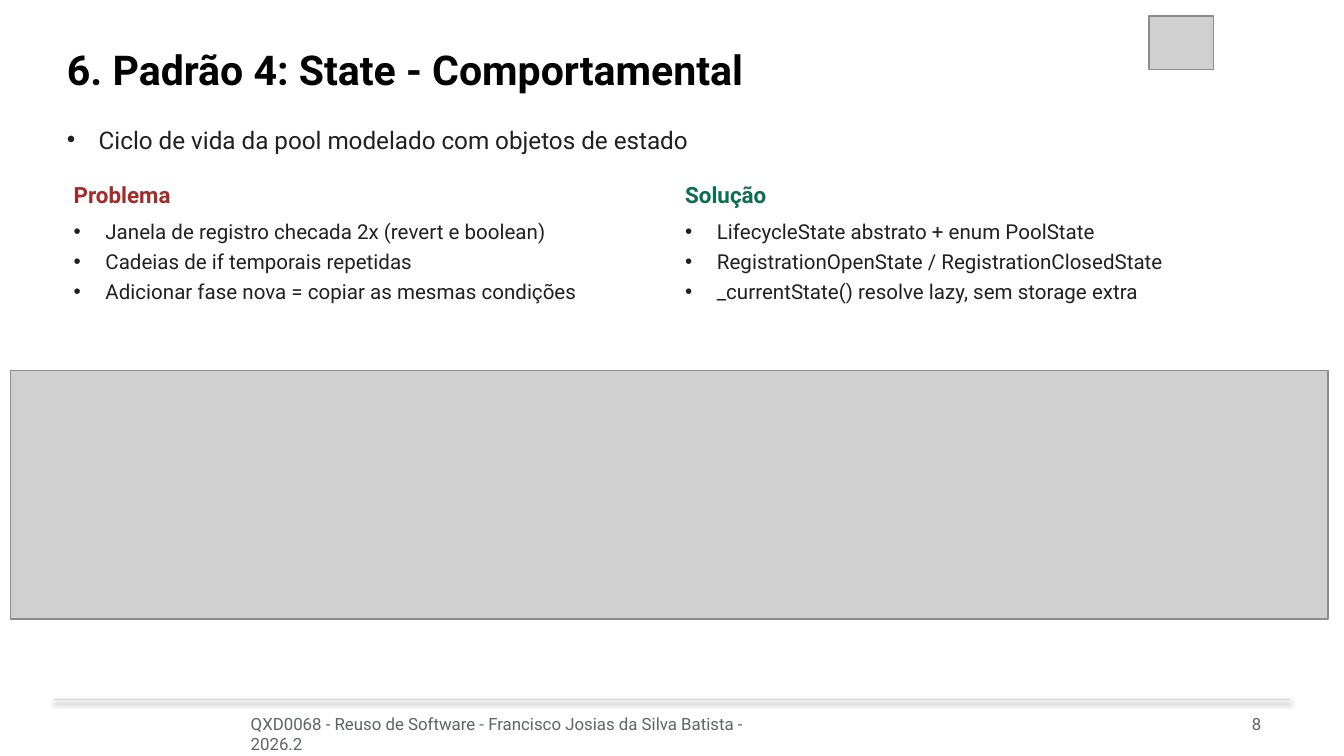
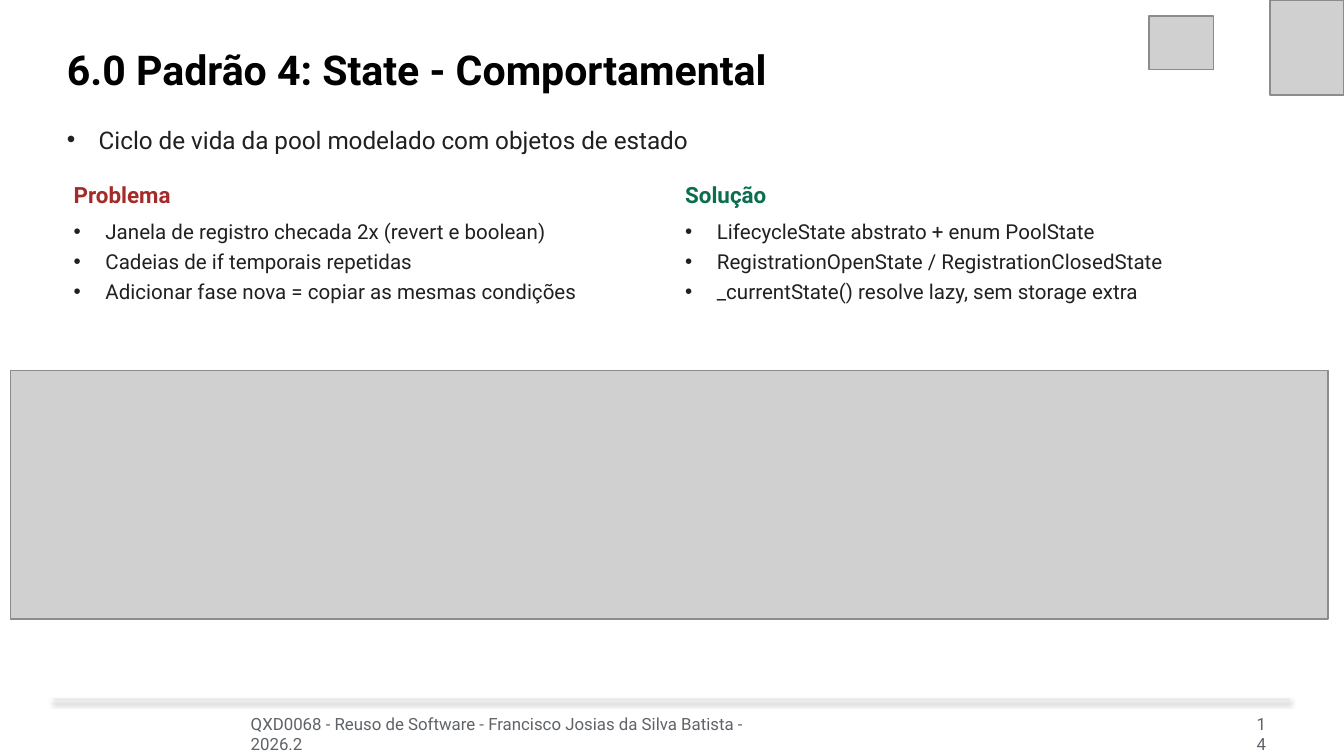
Before and after one commit to josiasdev/esufcqx, a slide deck: slide 14 of 10-semestre/reuso-software/Aula-18 - 14-10 - Apresentacao - do - trabalho 1 - refatoracao com padroes de projeto em sistema legado/Apresentacao_Allo_Protocol.pptx (slide 8 before the commit). Drawn at 1344x756 pixels with LibreOffice and Linux fonts; fonts in the diff are those of the drawing; grey boxes stand for pictures. Boxes give left, top, right and bottom in pixels: in the first picture for what was removed or moved away, otherwise in the second. Text is boxed around its words. In the diff, an @@ line names an element or a change of style, - is before the commit and + after.

```diff
--- a/10-semestre/reuso-software/Aula-18 - 14-10 - Apresentacao - do - trabalho 1 - refatoracao com padroes de projeto em sistema legado/Apresentacao_Allo_Protocol.pptx
+++ b/10-semestre/reuso-software/Aula-18 - 14-10 - Apresentacao - do - trabalho 1 - refatoracao com padroes de projeto em sistema legado/Apresentacao_Allo_Protocol.pptx
@@ picture added at (x1=1270, y1=0, x2=1344, y2=95) @@
@@ text at (x1=67, y1=54, x2=767, y2=94): text changed @@
-6. Padrão 4: State - Comportamental
+6.0 Padrão 4: State - Comportamental
@@ text added at (x1=1234, y1=707, x2=1279, y2=741), 9 pt, text #5F6368 @@
+14
@@ text removed at (x1=1252, y1=718, x2=1261, y2=730) @@
-8
```
Also in this commit, not shown: 11 other slides changed, 8 slides added, 30 other files.
